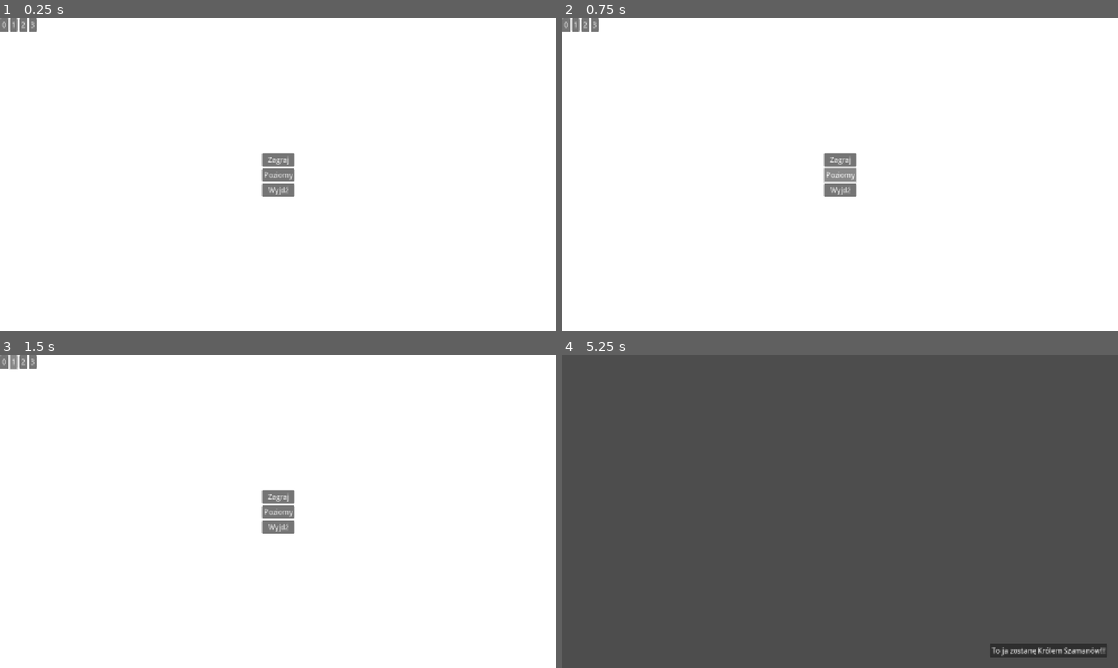
Above: before the commit, frames 1-4 (two rows, left to right).
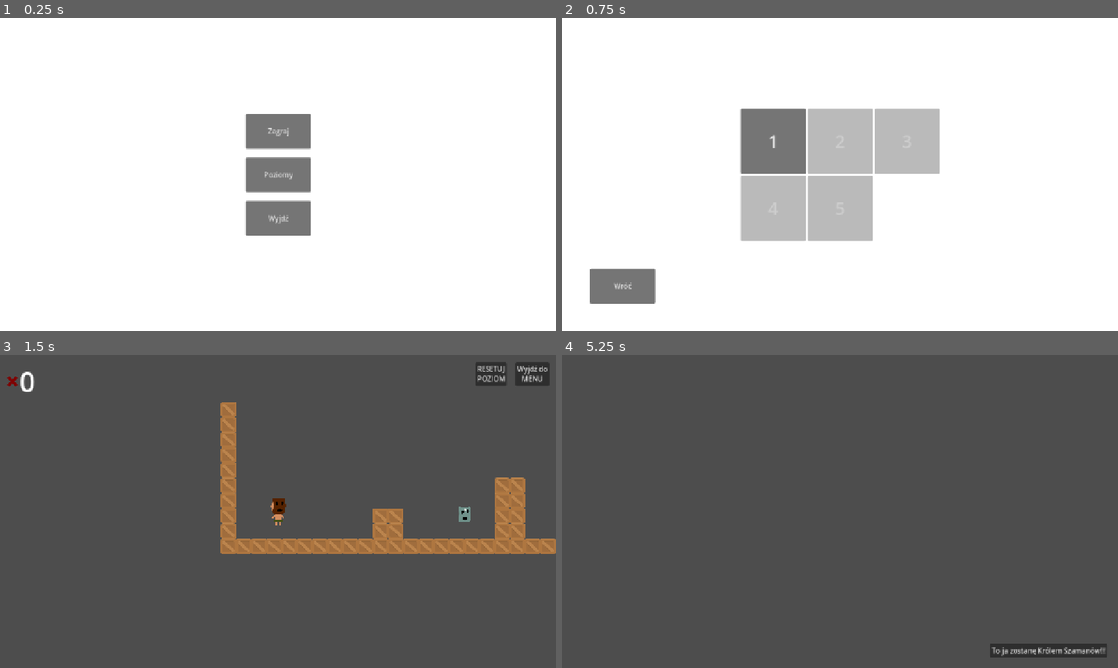
Above: after the commit, the same moments.

Repository: Nabiz/FourElements
Game: Godot game, scene res://Scenes/GUI/MainMenu.tscn
The game is run twice, just before and just after one commit, with the same random seed, the same clock (stepped at 60 frames per second) and the same inputs. The engine's default icon, where the game draws it, is replaced by a stand-in: a white triangle on a blue panel in a dark square.
Inputs (mouse positions are in pixels of both pictures, inside the frame that each line leads up to):
- Up to frame 1 (0.25 s): no input
- Up to frame 2 (0.75 s): click "Poziomy" at 0.5 s
- Up to frame 3 (1.5 s): click "1" at 1.25 s
- Up to frame 4 (5.25 s): click (1095, 373) at 2 s, where only the run after the commit has a clickable "Wyjdź do MENU"; click (567, 361) at 2.75 s, where only the run before the commit has a clickable "0"; click (584, 361) at 3.5 s, where only the run before the commit has a clickable "2"; click (595, 361) at 4.25 s, where only the run before the commit has a clickable "3"; click "Zagraj" at 5 s

The runs differ from the first frame. In frame 1, 3.9% of the frame differs, in the area x 0-56%, y 0-70%; in frame 2, 14%; in frame 3, 100%, in the area x 0-100%, y 0-100%; in frame 4, nothing differs.

Commit message:
add icon, fix saving, export first build

Diff:
--- /dev/null
+++ b/Assets/icon.svg
@@ -0,0 +1,123 @@
+<?xml version="1.0" encoding="UTF-8" standalone="no"?>
+<!-- Created with Inkscape (http://www.inkscape.org/) -->
+
+<svg
+   width="66.145836mm"
+   height="66.145844mm"
+   viewBox="0 0 66.145836 66.145844"
+   version="1.1"
+   id="svg1"
+   xmlns="http://www.w3.org/2000/svg"
+   xmlns:svg="http://www.w3.org/2000/svg">
+  <defs
+     id="defs1" />
+  <g
+     id="layer1"
+     transform="translate(88.740595,-19.606106)">
+    <rect
+       style="fill:none;stroke-width:0.321"
+       id="rect12"
+       width="66.145836"
+       height="66.145836"
+       x="-88.740593"
+       y="19.606106" />
+    <rect
+       style="fill:#d38d5f;stroke-width:1.79723"
+       id="rect13"
+       width="3.6075985"
+       height="11.286119"
+       x="-62.441628"
+       y="71.548035" />
+    <rect
+       style="fill:#d38d5f;stroke-width:1.79723"
+       id="rect19"
+       width="3.6075985"
+       height="11.286119"
+       x="-54.421757"
+       y="71.548035" />
+    <rect
+       style="fill:#d38d5f;stroke-width:1.79723"
+       id="rect20"
+       width="11.409711"
+       height="3.5353255"
+       x="-12.739053"
+       y="-80.562439"
+       transform="rotate(-136.90274)" />
+    <rect
+       style="fill:#d38d5f;stroke-width:1.79723"
+       id="rect26"
+       width="13.104773"
+       height="16.823601"
+       x="-63.011826"
+       y="55.22052" />
+    <ellipse
+       style="fill:#d38d5f;stroke-width:2.41343"
+       id="ellipse29"
+       cx="-57.760479"
+       cy="41.030933"
+       rx="14.397075"
+       ry="15.72789" />
+    <path
+       id="path29"
+       d="m -68.641373,22.400799 c 12.082339,2.65032 20.656902,2.65032 25.723689,0 4.673998,15.211278 2.322945,24.313816 0,33.440795 -8.730464,2.026714 -17.305027,2.026714 -25.723689,0 2.416468,-11.224883 2.416468,-22.371814 0,-33.440795 z"
+       style="fill:#552200;stroke-width:1.79723" />
+    <ellipse
+       style="fill:#000000;stroke-width:1.79723"
+       id="ellipse30"
+       cx="-58.965755"
+       cy="34.578293"
+       rx="2.2508228"
+       ry="3.6419079" />
+    <ellipse
+       style="fill:#000000;stroke-width:1.79723"
+       id="ellipse31"
+       cx="-47.21471"
+       cy="33.350571"
+       rx="2.2508228"
+       ry="3.6419079" />
+    <ellipse
+       style="fill:#000000;stroke-width:1.79723"
+       id="ellipse36"
+       cx="-53.470242"
+       cy="49.469131"
+       rx="5.9339871"
+       ry="3.0400724" />
+    <path
+       id="path36"
+       d="m -64.343511,69.191692 c 5.467726,0.88191 10.935452,0.88191 16.403178,0 l 2.976446,4.878064 c -7.341785,1.102388 -14.57333,1.102388 -21.694638,0 z"
+       style="fill:#445016;stroke-width:2.44197" />
+    <rect
+       style="fill:#d38d5f;stroke-width:1.79723"
+       id="rect39"
+       width="11.409711"
+       height="3.5353255"
+       x="84.737778"
+       y="3.0706613"
+       transform="rotate(133.09726)" />
+    <path
+       id="path49"
+       d="m -68.641373,22.400799 c 12.082339,2.65032 20.656902,2.65032 25.723689,0 4.673998,15.211278 2.322945,24.313816 0,33.440795 -8.730464,2.026714 -17.305027,2.026714 -25.723689,0 2.416468,-11.224883 2.416468,-22.371814 0,-33.440795 z"
+       style="fill:#552200;stroke-width:1.79723" />
+    <ellipse
+       style="fill:#000000;stroke-width:1.79723"
+       id="ellipse49"
+       cx="-58.965755"
+       cy="34.578293"
+       rx="2.2508228"
+       ry="3.6419079" />
+    <ellipse
+       style="fill:#000000;stroke-width:1.79723"
+       id="ellipse50"
+       cx="-47.21471"
+       cy="33.350571"
+       rx="2.2508228"
+       ry="3.6419079" />
+    <ellipse
+       style="fill:#000000;stroke-width:1.79723"
+       id="ellipse51"
+       cx="-53.470242"
+       cy="49.469131"
+       rx="5.9339871"
+       ry="3.0400724" />
+  </g>
+</svg>
--- a/Scenes/Autoloads/LevelManagerAutoload.tscn
+++ b/Scenes/Autoloads/LevelManagerAutoload.tscn
@@ -6,4 +6,4 @@
 
 [node name="LevelManagerAutoload" type="Node"]
 script = ExtResource("1_6rk87")
-level_scenes = Array[PackedScene]([ExtResource("2_jukwi"), ExtResource("3_pm164")])
+level_scenes = Array[PackedScene]([ExtResource("2_jukwi"), ExtResource("3_pm164"), ExtResource("2_jukwi"), ExtResource("2_jukwi"), ExtResource("2_jukwi")])
--- /dev/null
+++ b/Scenes/GUI/LevelButton.tscn
@@ -0,0 +1,12 @@
+[gd_scene load_steps=2 format=3 uid="uid://c1ih7r6ybltbc"]
+
+[ext_resource type="Script" uid="uid://cm34j6ovuw4dg" path="res://Scripts/GUI/LevelButton.gd" id="1_l754u"]
+
+[node name="LevelButton" type="Button"]
+custom_minimum_size = Vector2(150, 150)
+theme_override_font_sizes/font_size = 40
+disabled = true
+text = "0"
+script = ExtResource("1_l754u")
+
+[connection signal="pressed" from="." to="." method="_on_pressed"]
--- a/Scenes/GUI/MainMenu.tscn
+++ b/Scenes/GUI/MainMenu.tscn
@@ -2,7 +2,7 @@
 
 [ext_resource type="Script" uid="uid://bv7kh2ofiih3t" path="res://Scripts/GUI/MainMenu.gd" id="1_ocgay"]
 
-[node name="MainMenu" type="Control"]
+[node name="MainMenu" type="Control" node_paths=PackedStringArray("main_container", "level_select_container", "back_button")]
 layout_mode = 3
 anchors_preset = 15
 anchor_right = 1.0
@@ -12,6 +12,9 @@
 size_flags_horizontal = 6
 size_flags_vertical = 3
 script = ExtResource("1_ocgay")
+main_container = NodePath("VBoxContainer")
+level_select_container = NodePath("LevelSelectContainer")
+back_button = NodePath("MarginContainer/BackButton")
 
 [node name="ColorRect" type="ColorRect" parent="."]
 custom_minimum_size = Vector2(1280, 720)
@@ -32,41 +35,57 @@
 offset_bottom = 10.0
 grow_horizontal = 2
 grow_vertical = 2
+theme_override_constants/separation = 20
 
 [node name="PlayButton" type="Button" parent="VBoxContainer"]
+custom_minimum_size = Vector2(150, 80)
 layout_mode = 2
 text = "Zagraj"
 
 [node name="LevelsButton" type="Button" parent="VBoxContainer"]
+custom_minimum_size = Vector2(150, 80)
 layout_mode = 2
 text = "Poziomy"
 
 [node name="ExitButton" type="Button" parent="VBoxContainer"]
+custom_minimum_size = Vector2(150, 80)
 layout_mode = 2
 text = "Wyjdź"
 
-[node name="GridContainer" type="GridContainer" parent="."]
-layout_mode = 0
-offset_right = 40.0
-offset_bottom = 40.0
-columns = 4
+[node name="LevelSelectContainer" type="GridContainer" parent="."]
+visible = false
+layout_mode = 1
+anchors_preset = 8
+anchor_left = 0.5
+anchor_top = 0.5
+anchor_right = 0.5
+anchor_bottom = 0.5
+offset_left = -20.0
+offset_top = -20.0
+offset_right = 20.0
+offset_bottom = 20.0
+grow_horizontal = 2
+grow_vertical = 2
+columns = 3
 
-[node name="LevelButton" type="Button" parent="GridContainer"]
+[node name="MarginContainer" type="MarginContainer" parent="."]
+layout_mode = 1
+anchors_preset = 2
+anchor_top = 1.0
+anchor_bottom = 1.0
+offset_top = -80.0
+offset_right = 150.0
+grow_vertical = 0
+theme_override_constants/margin_left = 64
+theme_override_constants/margin_bottom = 64
+
+[node name="BackButton" type="Button" parent="MarginContainer"]
+visible = false
+custom_minimum_size = Vector2(150, 80)
 layout_mode = 2
-text = "0"
-
-[node name="LevelButton2" type="Button" parent="GridContainer"]
-layout_mode = 2
-text = "1"
-
-[node name="LevelButton3" type="Button" parent="GridContainer"]
-layout_mode = 2
-text = "2"
-
-[node name="LevelButton4" type="Button" parent="GridContainer"]
-layout_mode = 2
-text = "3"
+text = "Wróć"
 
 [connection signal="pressed" from="VBoxContainer/PlayButton" to="." method="_on_play_button_pressed"]
 [connection signal="pressed" from="VBoxContainer/LevelsButton" to="." method="_on_levels_button_pressed"]
 [connection signal="pressed" from="VBoxContainer/ExitButton" to="." method="_on_exit_button_pressed"]
+[connection signal="pressed" from="MarginContainer/BackButton" to="." method="_on_back_button_pressed"]
--- /dev/null
+++ b/Scripts/GUI/LevelButton.gd
@@ -0,0 +1,13 @@
+class_name LevelButton
+extends Button
+
+var level_number
+
+func set_level_number(number):
+	level_number = number
+	text = str(level_number+1)
+	if level_number <= LevelManagerAutoload.unlocked_level:
+		disabled = false
+
+func _on_pressed() -> void:
+	LevelManagerAutoload.change_level(level_number)
--- a/Scripts/GUI/MainMenu.gd
+++ b/Scripts/GUI/MainMenu.gd
@@ -1,20 +1,34 @@
 extends Control
 
+@export var main_container: VBoxContainer
+@export var level_select_container: GridContainer
+@export var back_button: Button
+var level_button_scene: PackedScene = preload("res://Scenes/GUI/LevelButton.tscn")
 
 func _ready() -> void:
-	pass
+	update_unlocked_levels()
 
-func _process(delta: float) -> void:
-	pass
-
+func update_unlocked_levels():
+	var level_buttons = level_select_container.get_children()
+	for lb in level_buttons:
+		lb.queue_free()
+	for level_number in range(LevelManagerAutoload.level_scenes.size()):
+		var level_button: LevelButton = level_button_scene.instantiate()
+		level_select_container.add_child(level_button)
+		level_button.set_level_number(level_number)
 
 func _on_play_button_pressed() -> void:
 	LevelManagerAutoload.play_intro()
 
-
 func _on_levels_button_pressed() -> void:
-	pass # Replace with function body.
-
+	main_container.hide()
+	level_select_container.show()
+	back_button.show()
 
 func _on_exit_button_pressed() -> void:
 	get_tree().quit()
+
+func _on_back_button_pressed() -> void:
+	main_container.show()
+	level_select_container.hide()
+	back_button.hide()
--- a/Scripts/Managers/LevelManager.gd
+++ b/Scripts/Managers/LevelManager.gd
@@ -27,8 +27,8 @@
 	get_tree().change_scene_to_packed(intro_scene)
 
 func load_menu():
+	unlocked_level = load_level()
 	get_tree().change_scene_to_packed(menu_scene)
-
 
 func save_level(level_number: int):
 	var file = FileAccess.open(SAVE_PATH, FileAccess.WRITE)
Not shown, added: Assets/icon.svg.import
Not shown, added: Scripts/GUI/LevelButton.gd.uid
Not shown, added: export_presets.cfg
